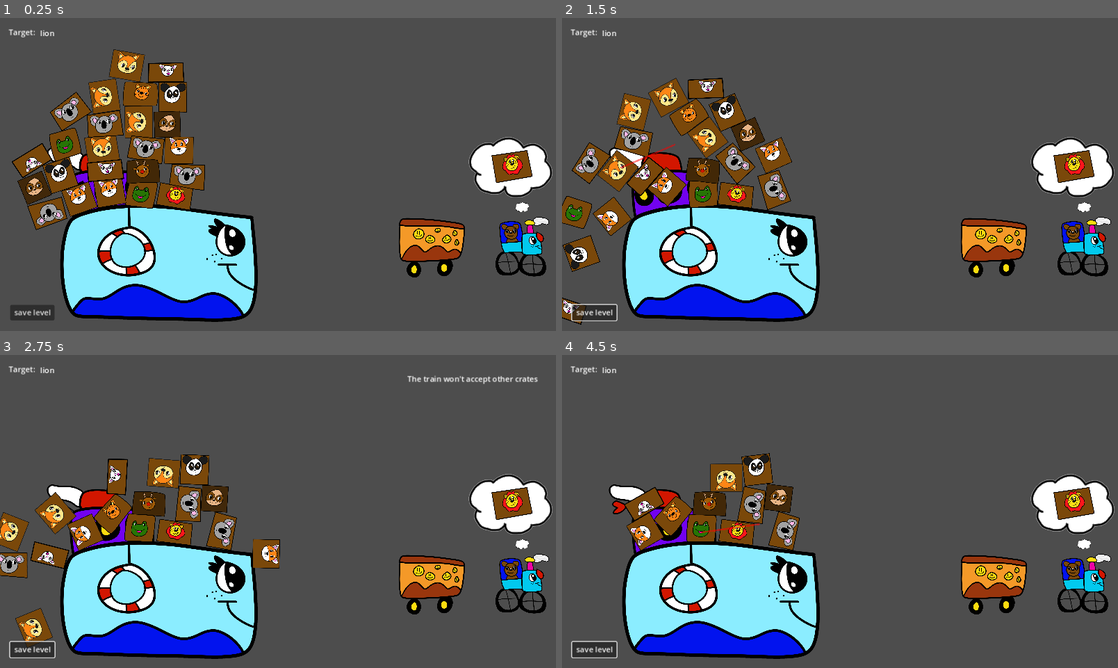
Above: before the commit, frames 1-4 (two rows, left to right).
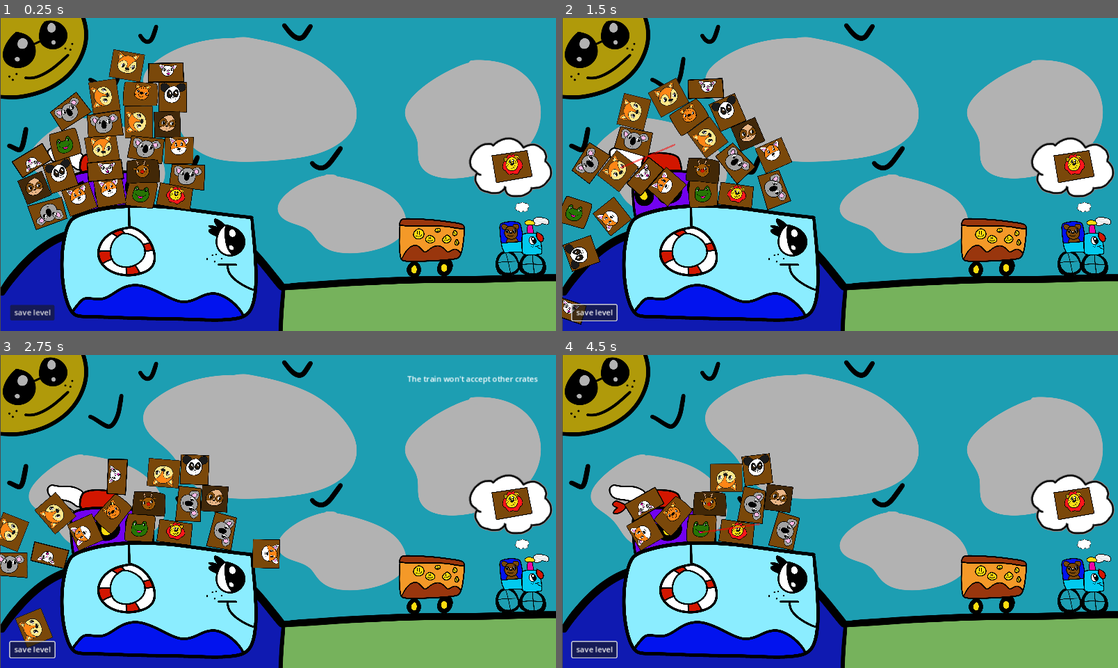
Above: after the commit, the same moments.

Repository: Huntracony/cute-crate-carrier
Game: Godot game, scene res://root.tscn
Two runs of this game, one before a commit and one after it. Both use one fixed random seed, a clock stepped at 60 frames per second and the inputs below.
Inputs (mouse positions are in pixels of both pictures, inside the frame that each line leads up to):
- Up to frame 1 (0.25 s): no input
- Up to frame 2 (1.5 s): click "save level" at 0.5 s; drag from (628, 161) to (845, 74) at 1.27 s
- Up to frame 3 (2.75 s): drag from (144, 477) to (283, 411) at 2.02 s
- Up to frame 4 (4.5 s): move the mouse to (573, 533) at 2.77 s; click (573, 533) at 2.92 s; drag from (595, 599) to (967, 455) at 3.52 s; drag from (701, 533) to (995, 492) at 4.27 s

The runs differ from the first frame. In frame 1, 72% of the frame differs, in the area x 0-100%, y 0-100%; in frame 2, 72%; in frame 3, 74%; in frame 4, 77%.

Commit message:
post-merge fixes

Diff:
--- a/CrateTypeImage.gd
+++ b/CrateTypeImage.gd
@@ -18,7 +18,7 @@
 
 
 # Called every frame. 'delta' is the elapsed time since the previous frame.
-func _process(delta):
+func _process(_delta):
 	var crateType = %GameplayLoop.targetCrateType
 #	match c
 	texture = crateTextures[crateType]
--- a/root.tscn
+++ b/root.tscn
@@ -1,16 +1,14 @@
-[gd_scene load_steps=21 format=3 uid="uid://rfmeawu77fex"]
+[gd_scene load_steps=19 format=3 uid="uid://rfmeawu77fex"]
 
 [ext_resource type="Script" path="res://scripts/root.gd" id="1_wmcfp"]
 [ext_resource type="Script" path="res://scripts/gameplay-loop.gd" id="2_bcbrv"]
 [ext_resource type="PackedScene" uid="uid://bhe2posvt06ua" path="res://scenes/boat.tscn" id="3_0kmvy"]
-[ext_resource type="PackedScene" uid="uid://1f16hmdwkoid" path="res://scenes/dock.tscn" id="4_achx6"]
+[ext_resource type="Texture2D" uid="uid://dqh1e51hbwbrc" path="res://textures/background.png" id="3_sml10"]
 [ext_resource type="PackedScene" uid="uid://ckoa0m1jy3jsy" path="res://scenes/train_head.tscn" id="5_ub3v0"]
-[ext_resource type="Script" path="res://scripts/cart-container.gd" id="6_ahyt0"]
 [ext_resource type="PackedScene" uid="uid://5wxvf8ueq4um" path="res://scenes/train_cart.tscn" id="6_xwx1v"]
 [ext_resource type="Script" path="res://scripts/force-line.gd" id="7_m5k75"]
 [ext_resource type="Script" path="res://scripts/win-area.gd" id="8_4dday"]
 [ext_resource type="Script" path="res://scripts/collision-disable-area.gd" id="9_idqc0"]
-[ext_resource type="Script" path="res://scripts/win-indicator.gd" id="10_cddbp"]
 [ext_resource type="Texture2D" uid="uid://d1ogxwu8xdw0x" path="res://textures/Cloud.png" id="11_035bx"]
 [ext_resource type="Texture2D" uid="uid://dq6bxgdua6tju" path="res://crates/sera-crate.png" id="11_n4vfa"]
 [ext_resource type="Script" path="res://CrateTypeImage.gd" id="11_uvdkm"]
@@ -51,14 +49,14 @@
 shape = SubResource("RectangleShape2D_1lgo2")
 debug_color = Color(0.588235, 0.537255, 0.309804, 0.054902)
 
+[node name="Background" type="Sprite2D" parent="."]
+self_modulate = Color(0.7, 0.7, 0.7, 1)
+position = Vector2(705.314, 315.125)
+scale = Vector2(0.821199, 0.8212)
+texture = ExtResource("3_sml10")
+
 [node name="Boat" parent="." instance=ExtResource("3_0kmvy")]
 position = Vector2(276, 435)
-
-[node name="Dock" parent="." instance=ExtResource("4_achx6")]
-visible = false
-position = Vector2(1247, 724)
-collision_layer = 0
-collision_mask = 0
 
 [node name="Train_head" parent="." instance=ExtResource("5_ub3v0")]
 position = Vector2(1545, 467)
@@ -76,10 +74,6 @@
 [node name="Camera2D" type="Camera2D" parent="."]
 position = Vector2(703, 227)
 zoom = Vector2(0.6, 0.6)
-
-[node name="CartContainer" type="Node2D" parent="."]
-unique_name_in_owner = true
-script = ExtResource("6_ahyt0")
 
 [node name="Sea" type="Sprite2D" parent="."]
 visible = false
@@ -124,122 +118,6 @@
 position = Vector2(87, 57.5)
 shape = SubResource("RectangleShape2D_yq108")
 
-[node name="CanvasLayer" type="CanvasLayer" parent="."]
-
-[node name="WrongCrateWarning" type="Label" parent="CanvasLayer"]
-unique_name_in_owner = true
-anchors_preset = 1
-anchor_left = 1.0
-anchor_right = 1.0
-offset_left = -308.0
-offset_top = 38.0
-offset_right = -38.0
-offset_bottom = 64.0
-grow_horizontal = 0
-text = "The train won't accept other crates"
-
-[node name="Label" type="Label" parent="CanvasLayer"]
-offset_left = 18.0
-offset_top = 18.0
-offset_right = 143.0
-offset_bottom = 70.0
-text = "Target: "
-
-[node name="Label2" type="Label" parent="CanvasLayer"]
-offset_left = 83.0
-offset_top = 20.0
-offset_right = 235.0
-offset_bottom = 43.0
-script = ExtResource("10_cddbp")
-
-[node name="DebugUI" type="Control" parent="CanvasLayer"]
-unique_name_in_owner = true
-custom_minimum_size = Vector2(200, 200)
-layout_mode = 3
-anchors_preset = 15
-anchor_right = 1.0
-anchor_bottom = 1.0
-grow_horizontal = 2
-grow_vertical = 2
-mouse_filter = 2
-
-[node name="Button" type="Button" parent="CanvasLayer/DebugUI"]
-layout_mode = 2
-anchor_top = 1.0
-anchor_bottom = 1.0
-offset_left = 21.0
-offset_top = -54.0
-offset_right = 113.0
-offset_bottom = -23.0
-text = " save level "
-
-[node name="WinScreen" type="Panel" parent="CanvasLayer"]
-unique_name_in_owner = true
-anchors_preset = 15
-anchor_right = 1.0
-anchor_bottom = 1.0
-grow_horizontal = 2
-grow_vertical = 2
-
-[node name="VBoxContainer" type="VBoxContainer" parent="CanvasLayer/WinScreen"]
-layout_mode = 1
-anchors_preset = 8
-anchor_left = 0.5
-anchor_top = 0.5
-anchor_right = 0.5
-anchor_bottom = 0.5
-offset_left = -20.0
-offset_top = -20.0
-offset_right = 20.0
-offset_bottom = 20.0
-grow_horizontal = 2
-grow_vertical = 2
-
-[node name="Label" type="Label" parent="CanvasLayer/WinScreen/VBoxContainer"]
-layout_mode = 2
-text = "You are the Cute Crate Carier!"
-horizontal_alignment = 1
-
-[node name="HBoxContainer" type="HBoxContainer" parent="CanvasLayer/WinScreen/VBoxContainer"]
-layout_mode = 2
-alignment = 1
-
-[node name="Label" type="Label" parent="CanvasLayer/WinScreen/VBoxContainer/HBoxContainer"]
-layout_mode = 2
-text = "Crates Shipped:"
-
-[node name="CratesShippedLabel" type="Label" parent="CanvasLayer/WinScreen/VBoxContainer/HBoxContainer"]
-unique_name_in_owner = true
-layout_mode = 2
-text = "20/27"
-
-[node name="HBoxContainer2" type="HBoxContainer" parent="CanvasLayer/WinScreen/VBoxContainer"]
-layout_mode = 2
-alignment = 1
-
-[node name="Label" type="Label" parent="CanvasLayer/WinScreen/VBoxContainer/HBoxContainer2"]
-layout_mode = 2
-text = "Score:"
-
-[node name="ScoreLabel" type="Label" parent="CanvasLayer/WinScreen/VBoxContainer/HBoxContainer2"]
-unique_name_in_owner = true
-layout_mode = 2
-text = "1729"
-
-[node name="Label2" type="Label" parent="CanvasLayer/WinScreen/VBoxContainer"]
-layout_mode = 2
-text = "On level:"
-horizontal_alignment = 1
-
-[node name="LevelNameLabel" type="Label" parent="CanvasLayer/WinScreen/VBoxContainer"]
-unique_name_in_owner = true
-layout_mode = 2
-text = "foobar"
-horizontal_alignment = 1
-
-[node name="NextLevelButton" type="Button" parent="CanvasLayer/WinScreen/VBoxContainer"]
-layout_mode = 2
-text = " Next level "
 [node name="Control" type="Control" parent="."]
 layout_mode = 3
 anchors_preset = 0
@@ -285,8 +163,110 @@
 expand_mode = 1
 flip_h = true
 
+[node name="CanvasLayer" type="CanvasLayer" parent="."]
+
+[node name="WrongCrateWarning" type="Label" parent="CanvasLayer"]
+unique_name_in_owner = true
+anchors_preset = 1
+anchor_left = 1.0
+anchor_right = 1.0
+offset_left = -308.0
+offset_top = 38.0
+offset_right = -38.0
+offset_bottom = 64.0
+grow_horizontal = 0
+text = "The train won't accept other crates"
+
+[node name="DebugUI" type="Control" parent="CanvasLayer"]
+unique_name_in_owner = true
+custom_minimum_size = Vector2(200, 200)
+layout_mode = 3
+anchors_preset = 15
+anchor_right = 1.0
+anchor_bottom = 1.0
+grow_horizontal = 2
+grow_vertical = 2
+mouse_filter = 2
+
+[node name="Button" type="Button" parent="CanvasLayer/DebugUI"]
+layout_mode = 2
+anchor_top = 1.0
+anchor_bottom = 1.0
+offset_left = 21.0
+offset_top = -54.0
+offset_right = 113.0
+offset_bottom = -23.0
+text = " save level "
+
+[node name="WinScreen" type="Panel" parent="CanvasLayer"]
+unique_name_in_owner = true
+anchors_preset = 15
+anchor_right = 1.0
+anchor_bottom = 1.0
+grow_horizontal = 2
+grow_vertical = 2
+
+[node name="VBoxContainer" type="VBoxContainer" parent="CanvasLayer/WinScreen"]
+layout_mode = 1
+anchors_preset = 8
+anchor_left = 0.5
+anchor_top = 0.5
+anchor_right = 0.5
+anchor_bottom = 0.5
+offset_left = -20.0
+offset_top = -20.0
+offset_right = 20.0
+offset_bottom = 20.0
+grow_horizontal = 2
+grow_vertical = 2
+
+[node name="Label" type="Label" parent="CanvasLayer/WinScreen/VBoxContainer"]
+layout_mode = 2
+text = "You are the Cute Crate Carier!"
+horizontal_alignment = 1
+
+[node name="HBoxContainer" type="HBoxContainer" parent="CanvasLayer/WinScreen/VBoxContainer"]
+layout_mode = 2
+alignment = 1
+
+[node name="Label" type="Label" parent="CanvasLayer/WinScreen/VBoxContainer/HBoxContainer"]
+layout_mode = 2
+text = "Crates Shipped:"
+
+[node name="CratesShippedLabel" type="Label" parent="CanvasLayer/WinScreen/VBoxContainer/HBoxContainer"]
+unique_name_in_owner = true
+layout_mode = 2
+text = "20/27"
+
+[node name="HBoxContainer2" type="HBoxContainer" parent="CanvasLayer/WinScreen/VBoxContainer"]
+layout_mode = 2
+alignment = 1
+
+[node name="Label" type="Label" parent="CanvasLayer/WinScreen/VBoxContainer/HBoxContainer2"]
+layout_mode = 2
+text = "Score:"
+
+[node name="ScoreLabel" type="Label" parent="CanvasLayer/WinScreen/VBoxContainer/HBoxContainer2"]
+unique_name_in_owner = true
+layout_mode = 2
+text = "1729"
+
+[node name="Label2" type="Label" parent="CanvasLayer/WinScreen/VBoxContainer"]
+layout_mode = 2
+text = "On level:"
+horizontal_alignment = 1
+
+[node name="LevelNameLabel" type="Label" parent="CanvasLayer/WinScreen/VBoxContainer"]
+unique_name_in_owner = true
+layout_mode = 2
+text = "foobar"
+horizontal_alignment = 1
+
+[node name="NextLevelButton" type="Button" parent="CanvasLayer/WinScreen/VBoxContainer"]
+layout_mode = 2
+text = " Next level "
+
 [connection signal="target_crate_type_changed" from="GameplayLoop" to="CollisionDisableArea" method="setTarget"]
-[connection signal="target_crate_type_changed" from="GameplayLoop" to="CanvasLayer/Label2" method="_on_gameplay_loop_target_crate_type_changed"]
 [connection signal="body_exited" from="PlayableArea" to="GameplayLoop" method="onCrateLost"]
 [connection signal="body_entered" from="CollisionDisableArea" to="CollisionDisableArea" method="_on_body_entered"]
 [connection signal="body_exited" from="CollisionDisableArea" to="CollisionDisableArea" method="_on_body_exited"]
Binary file removed: textures/background-land.png
Not shown, removed: textures/background-land.png.import
Binary file removed: textures/background-sea.png
Not shown, removed: textures/background-sea.png.import
